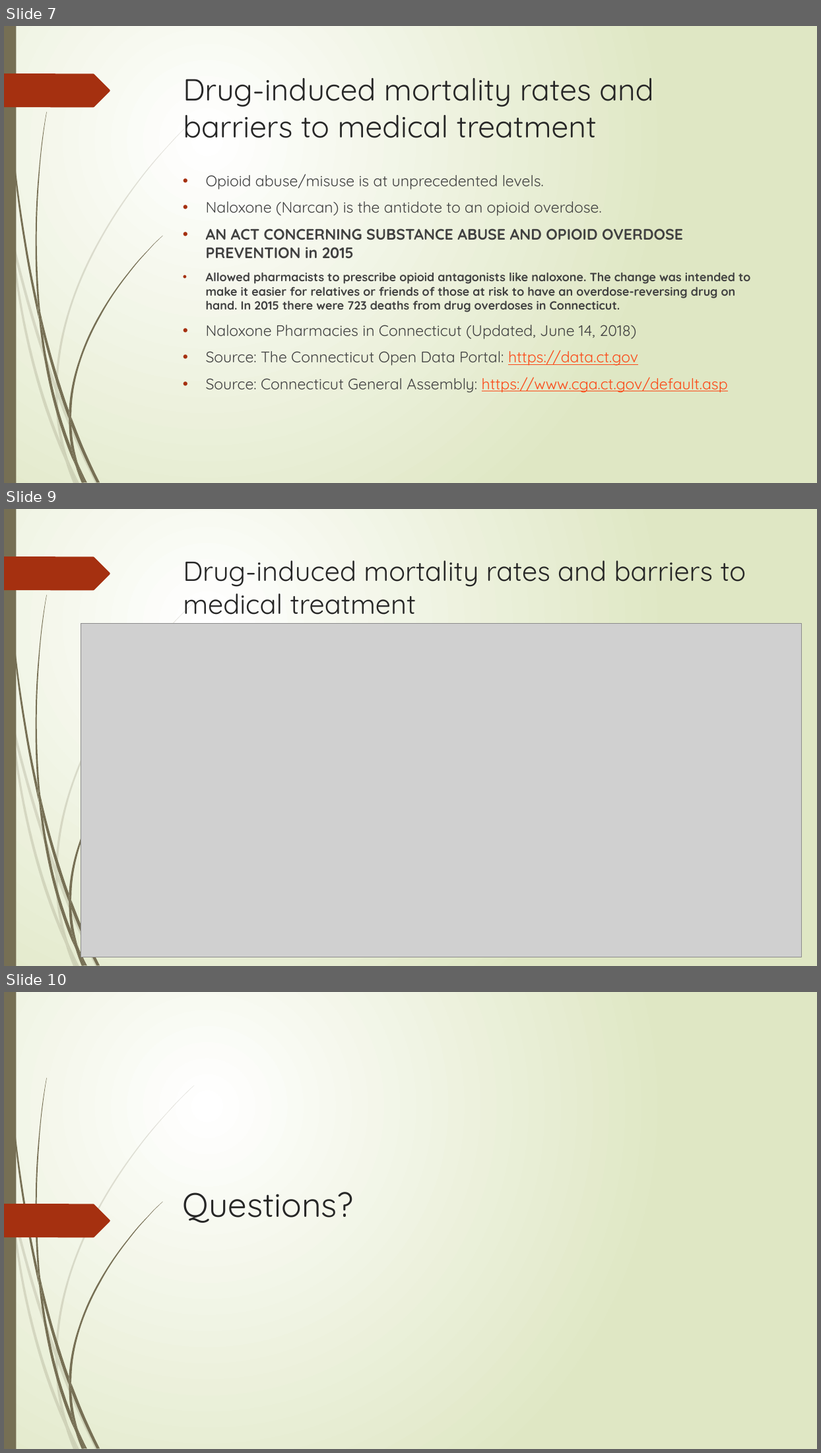
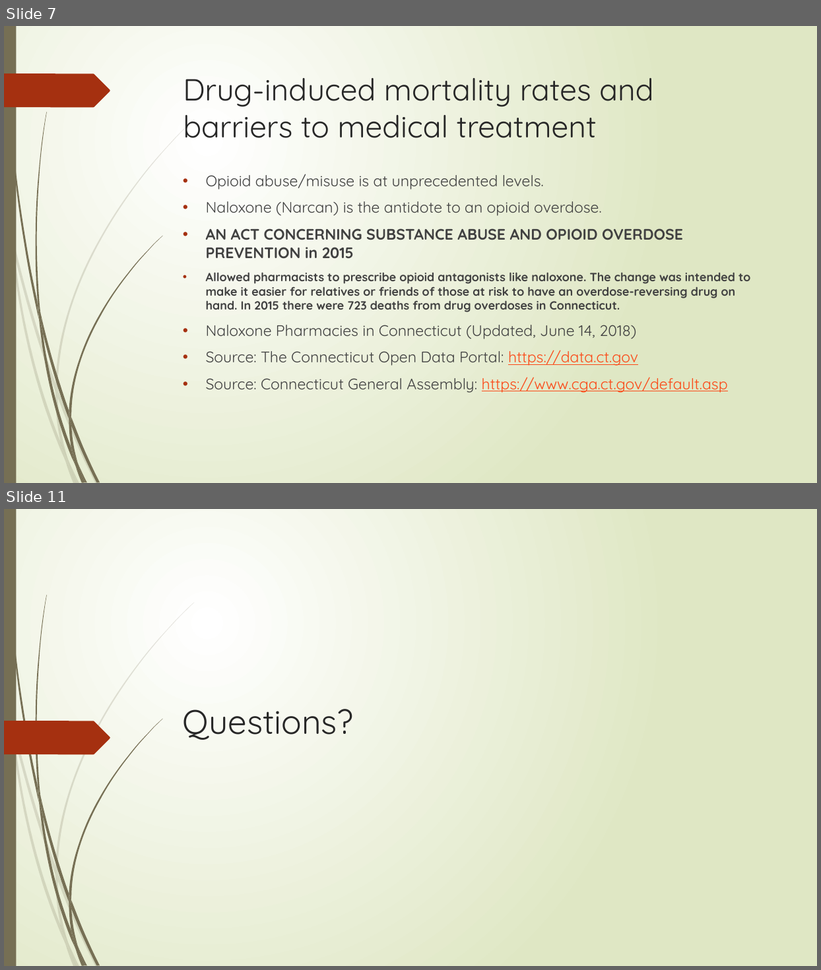
Before and after one commit to yayunl/DataViz-Project1, a slide deck: Drug Mortality and Socio-Economic conditions in Connecticut.pptx. Shown one above the other, each under a label of ours: slides 7, 9 and 10 before the commit, slides 7 and 11 after it; the slides between them are not shown. The pictures are 821x1453 and 821x970 pixels, drawn with LibreOffice and Linux fonts; fonts in the diff are those of the drawing; grey boxes stand for pictures. Boxes give left, top, right and bottom in pixels: in the first picture for what was removed or moved away, otherwise in the second. Text is boxed around its words. In the diff, an @@ line names an element or a change of style, - is before the commit and + after.

```diff
--- a/Drug Mortality and Socio-Economic conditions in Connecticut.pptx
+++ b/Drug Mortality and Socio-Economic conditions in Connecticut.pptx
@@ slide 9 removed at (x1=4, y1=509, x2=817, y2=966), background gradient #FFFFFF to #DFE8C4; not listed: 24 template elements that a slide beside it also shows @@
@@ title removed at (x1=183, y1=560, x2=746, y2=615) @@
-Drug-induced mortality rates and barriers to medical treatment
@@ picture removed at (x1=81, y1=624, x2=802, y2=957) @@
@@ what was slide 10 is now slide 11 @@
```
Also in this commit, not shown: 1 slide changed, 2 slides added, 5 other files.
